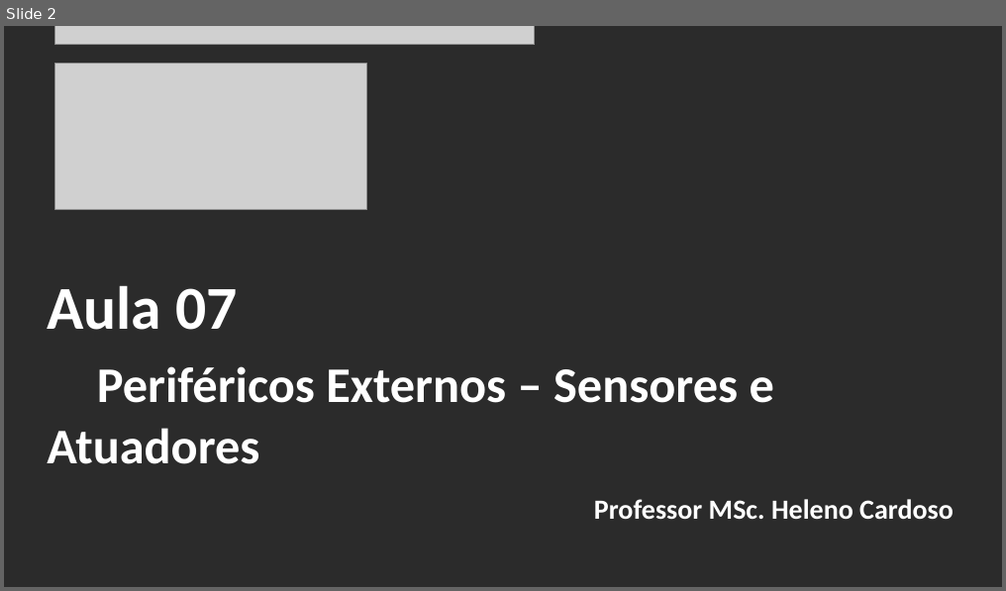
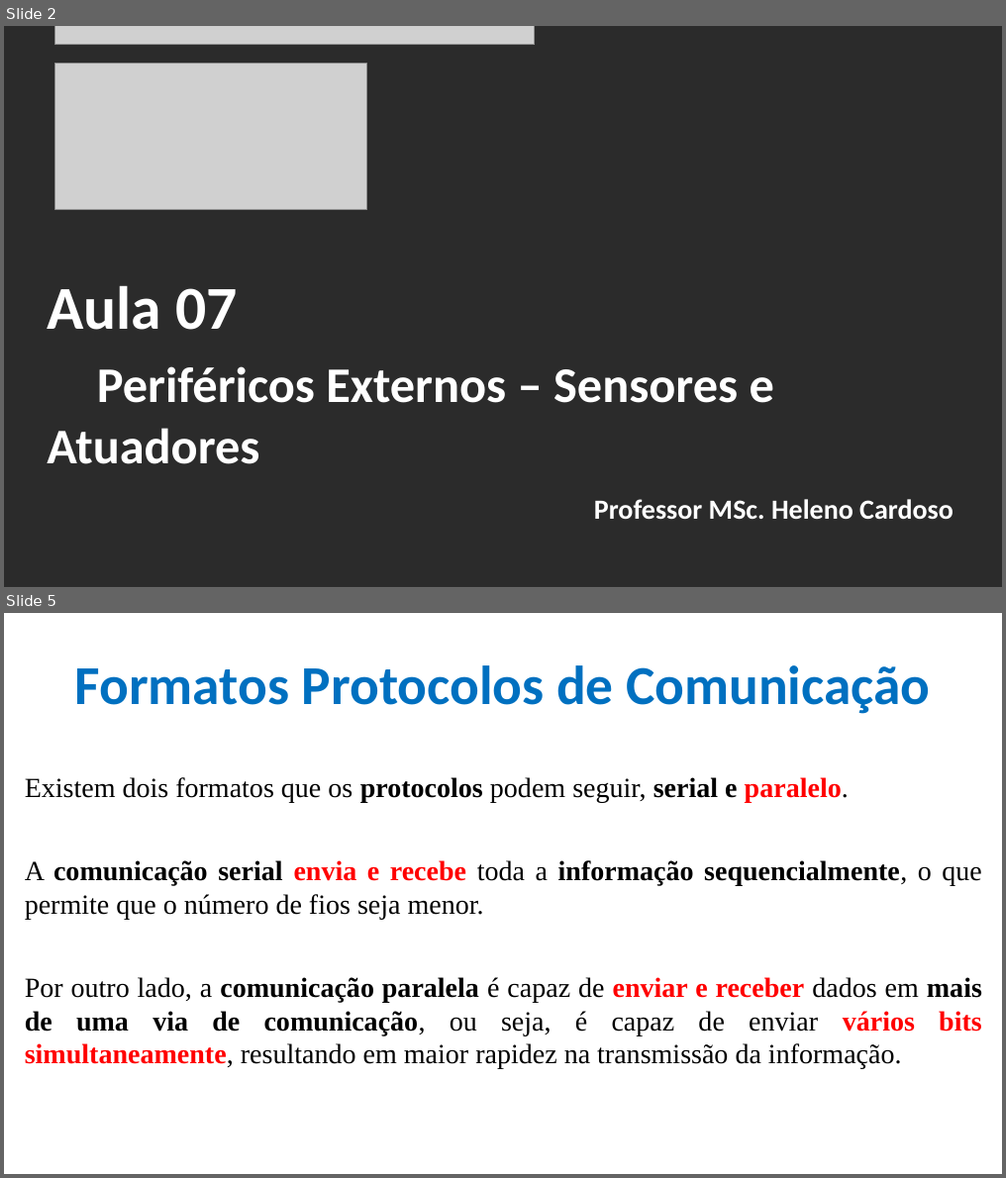
Before and after one commit to CloudEducationBrazil/WydenArea1ProgramacaoMicrocontroladores, a slide deck: 01 Classes/Aula 07 - Programação Microcontroladores - Periféricos Externos- Protocolos Sensores e Atuadores.pptx. Shown one above the other, each under a label of ours: slide 2 before the commit, slides 2 and 5 after it; the slides between them are not shown. The pictures are 1006x591 and 1006x1178 pixels, drawn with LibreOffice and Linux fonts; fonts in the diff are those of the drawing; grey boxes stand for pictures; background and template pictures are left out; a plain dark background stands for a picture behind light text. Boxes give left, top, right and bottom in pixels: in the first picture for what was removed or moved away, otherwise in the second. Text is boxed around its words. In the diff, an @@ line names an element or a change of style, - is before the commit and + after.

```diff
--- a/01 Classes/Aula 07 - Programação Microcontroladores - Periféricos Externos- Protocolos Sensores e Atuadores.pptx
+++ b/01 Classes/Aula 07 - Programação Microcontroladores - Periféricos Externos- Protocolos Sensores e Atuadores.pptx
@@ slide 5 added at [4,613,1002,1174], background picture (left out) @@
@@ title added at [75,665,930,714], 39.6 pt, text #0070C0, bold @@
+Formatos Protocolos de Comunicação
@@ text added at [25,777,982,1069], 20 pt, text #000000 @@
+Existem dois formatos que os protocolos podem seguir, serial e paralelo.
+A comunicação serial envia e recebe toda a informação sequencialmente, o que permite que o número de fios seja menor.
+Por outro lado, a comunicação paralela é capaz de enviar e receber dados em mais de uma via de comunicação, ou seja, é capaz de enviar vários bits simultaneamente, resultando em maior rapidez na transmissão da informação.
```
Also in this commit, not shown: 6 slides changed, 33 other slides added, 5 other files.
